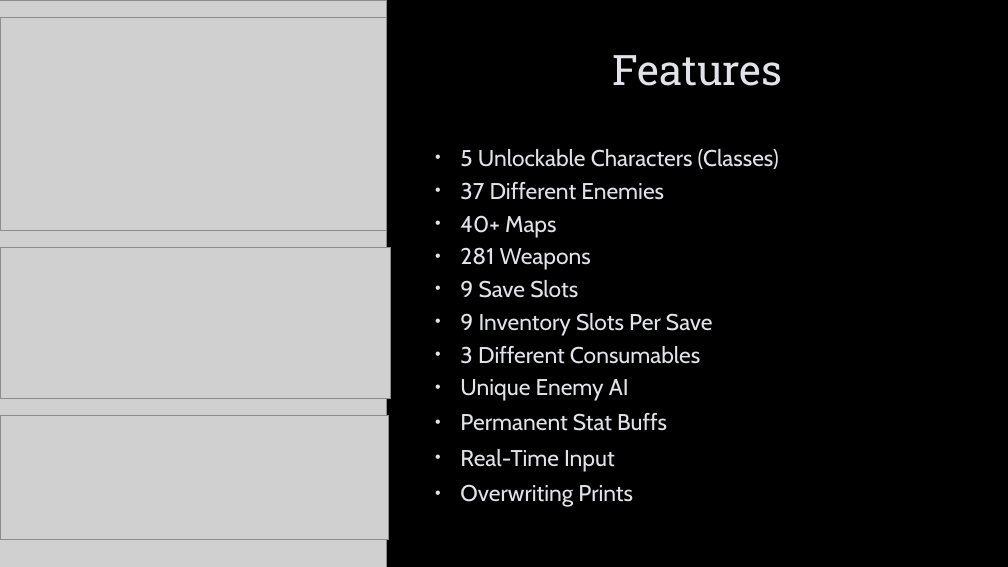
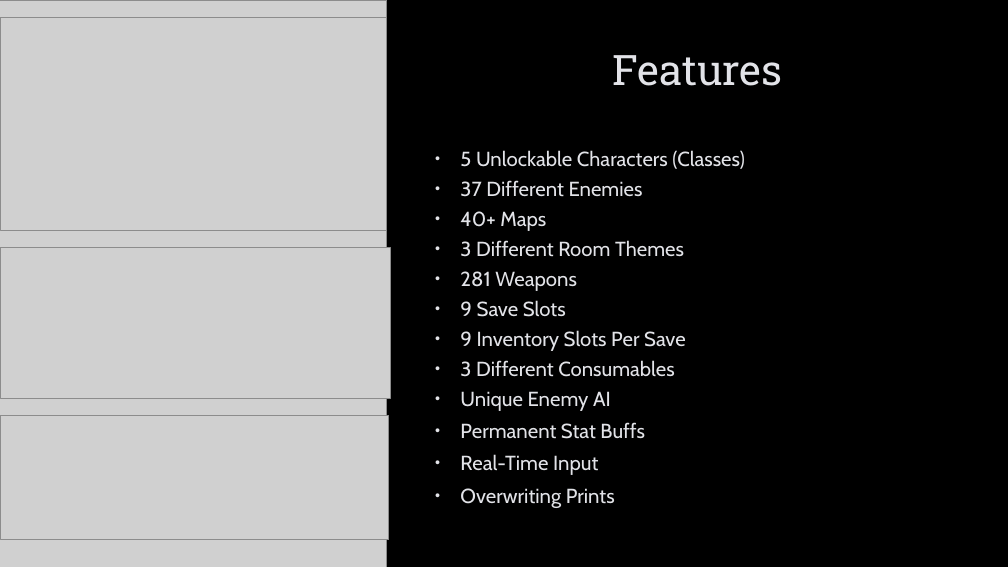
Before and after one commit to ryanalextrader/database_rpg_game, a slide deck: slide 3 of Database Final Presentation.pptx. Drawn at 1008x567 pixels with LibreOffice and Linux fonts; fonts in the diff are those of the drawing; grey boxes stand for pictures; background and template pictures are left out. Boxes give left, top, right and bottom in pixels: in the first picture for what was removed or moved away, otherwise in the second. Text is boxed around its words. In the diff, an @@ line names an element or a change of style, - is before the commit and + after.

```diff
--- a/Database Final Presentation.pptx
+++ b/Database Final Presentation.pptx
@@ text at box(460, 150, 744, 508): size 21.7 to 19.4 pt @@
@@ text at box(460, 240, 684, 257): paragraph added @@
+• 3 Different Room Themes
```
Also in this commit, not shown: 2 other slides changed, 3 other files.
